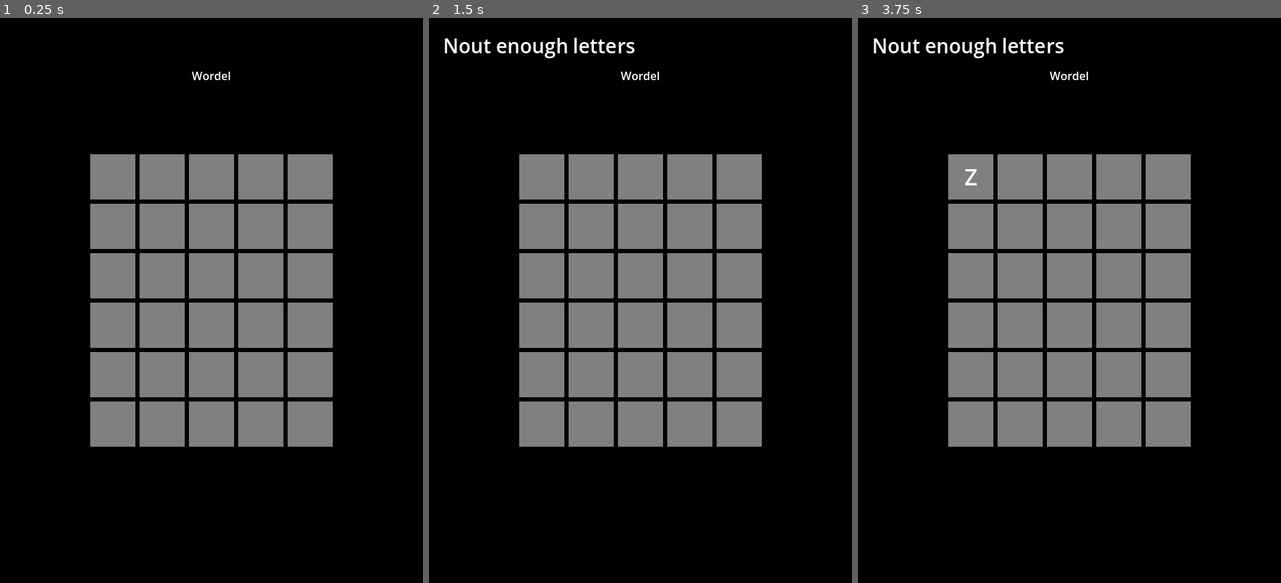
Above: before the commit, frames 1-3 (left to right).
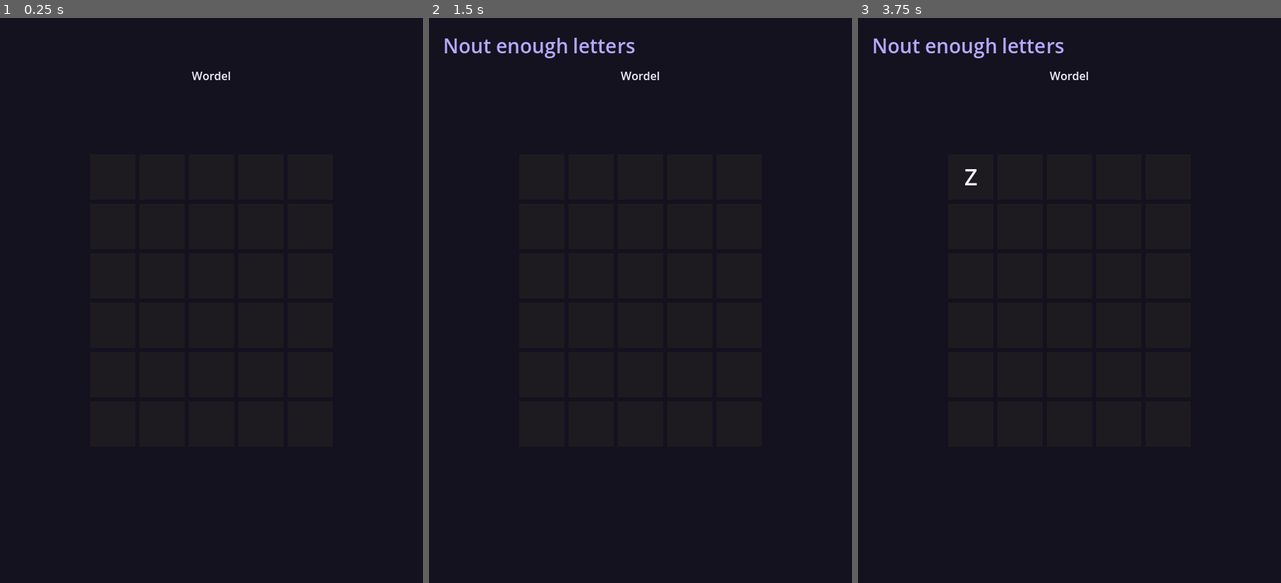
Above: after the commit, the same moments.

Repository: mubixd69-ux/Wordel
Game: Godot game, scene res://scenes/main.tscn
The game is run twice, just before and just after one commit, with the same random seed, the same clock (stepped at 60 frames per second) and the same inputs.
Inputs (mouse positions are in pixels of both pictures, inside the frame that each line leads up to):
- Up to frame 1 (0.25 s): no input
- Up to frame 2 (1.5 s): tap Enter at 0.5 s; move the mouse to (733, 272) at 0.52 s; hold Right 0.53-1.28 s; tap Alt at 0.6 s; click (733, 272) at 0.67 s; tap Space at 1.25 s; move the mouse to (555, 328) at 1.27 s; hold Down from 1.28 s (still down); tap Shift at 1.35 s
- Up to frame 3 (3.75 s): tap Enter at 2, 2.1, 3.5 s; move the mouse to (1111, 176) at 2.02 s; release Down at 2.03 s; hold Right 2.03-2.78 s; tap Space at 2.75 s; move the mouse to (1048, 413) at 2.77 s; hold Up 2.78-3.53 s; tap Backspace at 2.85 s; click (1048, 413) at 2.92 s; move the mouse to (1196, 385) at 3.52 s; hold Left from 3.53 s (still down); tap Z at 3.6 s

The runs differ from the first frame. In frame 1, 100% of the frame differs, in the area x 0-100%, y 0-100%; in frame 2, 100%; in frame 3, 100%.

Commit message:
finished the core game mechanics now wnet on to the polishing
changed the color pallete of the game

Diff:
--- a/scripts/main.gd
+++ b/scripts/main.gd
@@ -2,9 +2,13 @@
 
 const ROWS = 6
 const COLS = 5
-const GREEN = Color.GREEN
-const YELLOW = Color.YELLOW
-const GRAY = Color.DIM_GRAY
+const GREEN = Color("2a9d8f")
+const YELLOW = Color("e0a030")
+const GRAY = Color("3b3750")
+const EMPTY = Color("1e1b20")
+const BG = Color("14121f")
+const TEXT = Color("f4f1ff")
+const ACCENT = Color("b8a9ff")
 
 var titles = []
 
@@ -31,7 +35,7 @@
 	set_anchors_preset(Control.PRESET_FULL_RECT)
 
 	var bg = ColorRect.new()
-	bg.color = Color.BLACK
+	bg.color = BG
 	bg.set_anchors_preset(Control.PRESET_FULL_RECT)
 	add_child(bg)
 
@@ -45,6 +49,7 @@
 	title.offset_top = 70
 	title.horizontal_alignment = HORIZONTAL_ALIGNMENT_CENTER
 	title.add_theme_font_size_override("font size", 48)
+	title.add_theme_color_override("font_color", TEXT)
 	add_child(title)
 
 	var grid = GridContainer.new()
@@ -58,19 +63,21 @@
 		for col in COLS:
 			var box = ColorRect.new()
 			box.custom_minimum_size = Vector2(64, 64)
-			box.color = Color.WEB_GRAY
+			box.color = EMPTY
 			grid.add_child(box)
 			var label = Label.new()
 			label.set_anchors_preset(Control.PRESET_FULL_RECT)
 			label.horizontal_alignment = HORIZONTAL_ALIGNMENT_CENTER
 			label.vertical_alignment = VERTICAL_ALIGNMENT_CENTER
 			label.add_theme_font_size_override("font_size", 32)
+			label.add_theme_color_override("font_color", TEXT)
 			box.add_child(label)
 			row_titles.append(box)
 		titles.append(row_titles)
 
 		message_label = Label.new()
 		message_label.add_theme_font_size_override("font_size", 28)
+		message_label.add_theme_color_override("font_color", ACCENT)
 		message_label.position = Vector2(20, 20)
 		add_child(message_label)
 
